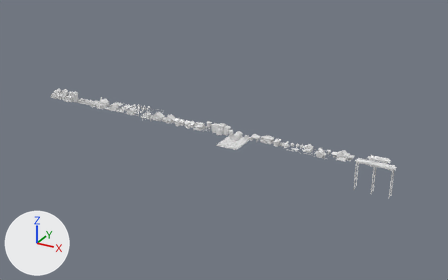
The FBX model Assets/Art/Meshes/Buildings.fbx: old version first, new version second.
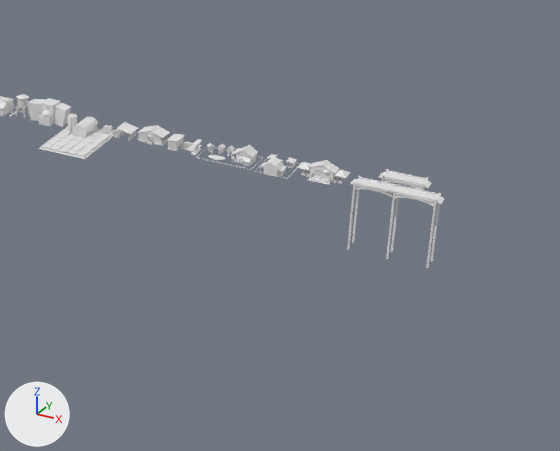
The first picture shows the older version from a 50 mm lens placed at (487.0, -462.0, 224.0), pointed at (228.0, 9.0, -11.0). The close-ups show both versions on the part from 44% to 100% of the width and 28% to 100% of the height of that picture; other places that the commit changed are outside them. Lighting does not change. The marker at lower left points along +X, +Y and +Z.

Script lines for the objects in view, before the commit:
```python
ob_bridge = bpy.data.objects.new('bridge', me_plane_016)
ob_bridge.location = (374.0, 10.6, 0.0)
ob_bridge_large = bpy.data.objects.new('bridge large', me_plane_017)
ob_bridge_large.location = (374.0, 0.0, 0.0)
ob_cafe = bpy.data.objects.new('cafe', me_cube_050)
ob_cafe.location = (345.8, 0.0, 0.0)
ob_chicken_farm = bpy.data.objects.new('chicken farm', me_cube_029)
ob_chicken_farm.location = (314.4, 0.0, 0.0)
ob_cowshed = bpy.data.objects.new('cowshed', me_cube_030)
ob_cowshed.location = (327.8, -3.8, 0.0)
ob_gas_station = bpy.data.objects.new('gas station', me_cube_028)
ob_gas_station.location = (291.0, 0.0, 0.0)
ob_shop1 = bpy.data.objects.new('shop1', me_cube_025)
ob_shop1.location = (275.6, 0.0, -0.1)
ob_wheat_farm = bpy.data.objects.new('wheat farm', me_plane_012)
ob_wheat_farm.location = (251.6, 0.0, 0.0)
# also in view: 'lab' at (230.0, -1.0, 4.0)
```
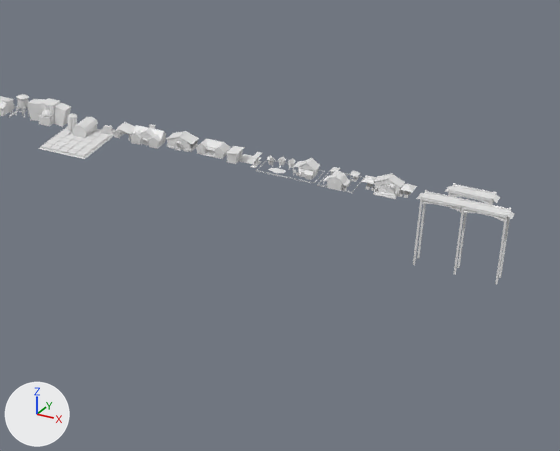
Pixel boxes [x1, y1, x2, y2] of what changed, in the close-ups (560 x 451 px):
'bridge large', moved: before [347, 176, 444, 268]; after [413, 190, 515, 285]
'cafe', moved: before [297, 160, 351, 185]; after [361, 173, 417, 199]
'chicken farm', moved: before [196, 143, 263, 170]; after [256, 155, 325, 184]
'bridge', moved: before [378, 169, 432, 190]; after [445, 183, 500, 205]
'cowshed', moved: before [254, 154, 300, 179]; after [317, 167, 363, 193]
'shop1', moved: before [138, 125, 170, 145]; after [166, 131, 199, 152]
'gas station', moved: before [167, 134, 202, 155]; after [226, 146, 262, 168]
'Bakery', added: after [130, 124, 166, 149]
'Shop2', added: after [196, 138, 230, 159]

The change, as a list of edits to the scene's bpy script:
```text
Add me_cube_234:
    me_cube_234.from_pydata(...)  # 587 vertices, 515 faces; spans x -5.93..5.96, y -1.55..7.03, z -0.03..4.73
    me_cube_234.materials.append(mat_mainmat)  # white #e7e7e7
Add me_cube_248:
    me_cube_248.from_pydata(...)  # 987 vertices, 687 faces; spans x -6.21..6.24, y -4.88..2.87, z -0.13..6.29
    me_cube_248.materials.append(mat_mainmat)  # white #e7e7e7
Change ob_cafe:
    ob_cafe.location: (345.8, 0.0, 0.0) -> (370.7, 0.0, 0.0)
Change ob_gas_station:
    ob_gas_station.location: (291.0, 0.0, 0.0) -> (315.8, 0.0, 0.0)
Change ob_bridge:
    ob_bridge.location: (374.0, 10.6, 0.0) -> (398.9, 10.6, 0.0)
Change ob_bridge_large:
    ob_bridge_large.location: (374.0, 0.0, 0.0) -> (398.9, 0.0, 0.0)
Change ob_chicken_farm:
    ob_chicken_farm.location: (314.4, 0.0, 0.0) -> (339.2, 0.0, 0.0)
Change ob_cowshed:
    ob_cowshed.location: (327.8, -3.8, 0.0) -> (352.7, -3.8, 0.0)
Change ob_shop1:
    ob_shop1.location: (275.6, 0.0, -0.1) -> (288.0, 0.0, -0.1)
Add ob_shop2:
    ob_shop2 = bpy.data.objects.new('Shop2', me_cube_234)
    ob_shop2.location = (301.0, 0.0, 0.0)
Add ob_bakery:
    ob_bakery = bpy.data.objects.new('Bakery', me_cube_248)
    ob_bakery.location = (274.7, 0.0, 0.0)
```
